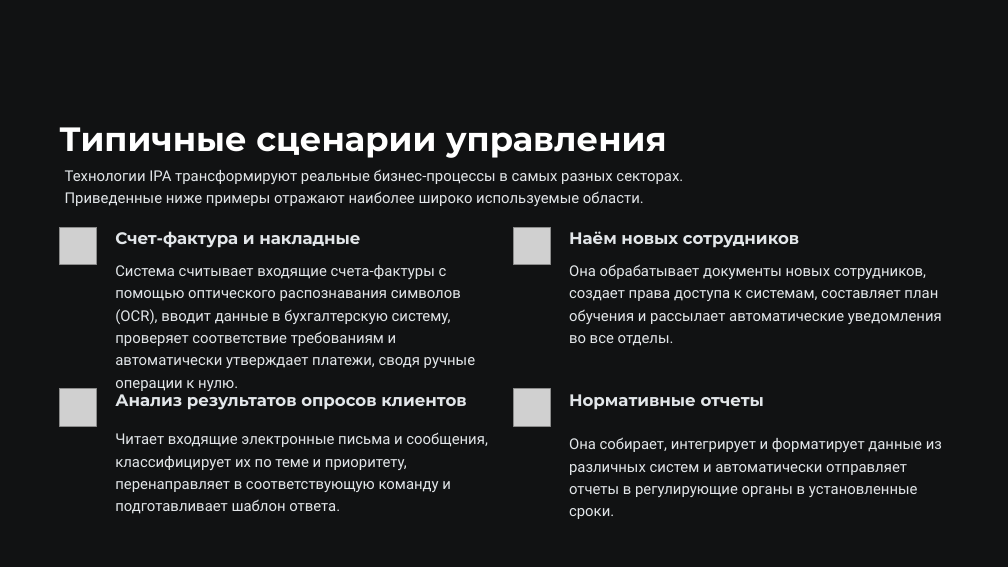
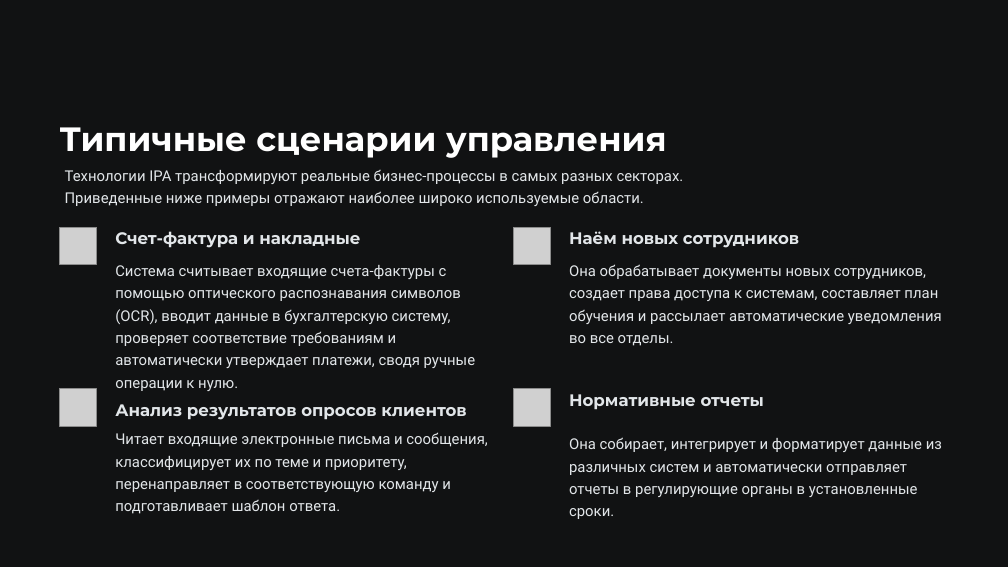
Before and after one commit to oiskenderov/ai-management-course, a slide deck: slide 7 of Seperated/Presentations/RU/L6-RU-Detail-Suni-intellektle-proseslerin-avtomatlasdirilmasi-RPA-AI.pptx. Drawn at 1008x567 pixels with LibreOffice and Linux fonts; fonts in the diff are those of the drawing; grey boxes stand for pictures. Boxes give left, top, right and bottom in pixels: in the first picture for what was removed or moved away, otherwise in the second. Text is boxed around its words. In the diff, an @@ line names an element or a change of style, - is before the commit and + after.

```diff
--- a/Seperated/Presentations/RU/L6-RU-Detail-Suni-intellektle-proseslerin-avtomatlasdirilmasi-RPA-AI.pptx
+++ b/Seperated/Presentations/RU/L6-RU-Detail-Suni-intellektle-proseslerin-avtomatlasdirilmasi-RPA-AI.pptx
@@ text "Анализ результатов опросов клиентов" rewrapped from bbox=[115, 390, 466, 410] to bbox=[115, 404, 466, 420] @@
```
Also in this commit, not shown: 2 other slides changed, 1 other file.
